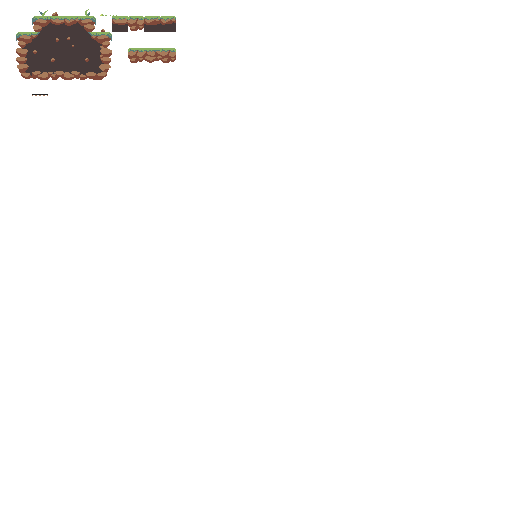
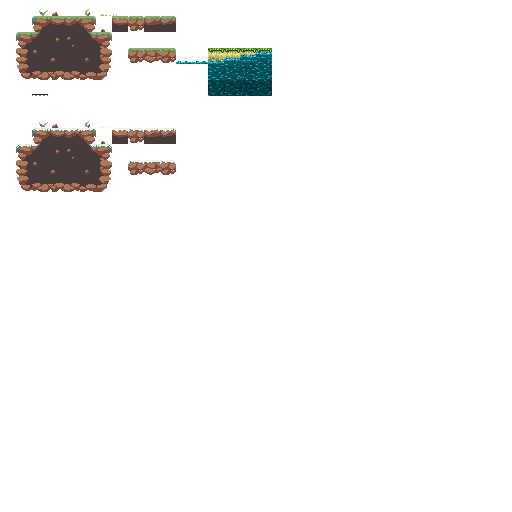
Layer changes from the first (512, 512) image to the second:
added layer "Layer 5" above "Layer 4" over (176, 61, 192, 64)
added layer "Layer 4" above "Layer 2" over (192, 61, 208, 64)
added layer "Layer 2" above "uni" over (208, 48, 272, 96)
painted on "uni" over (208, 64, 240, 80)
added layer "Layer 3" above "snow" over (16, 121, 176, 192)
